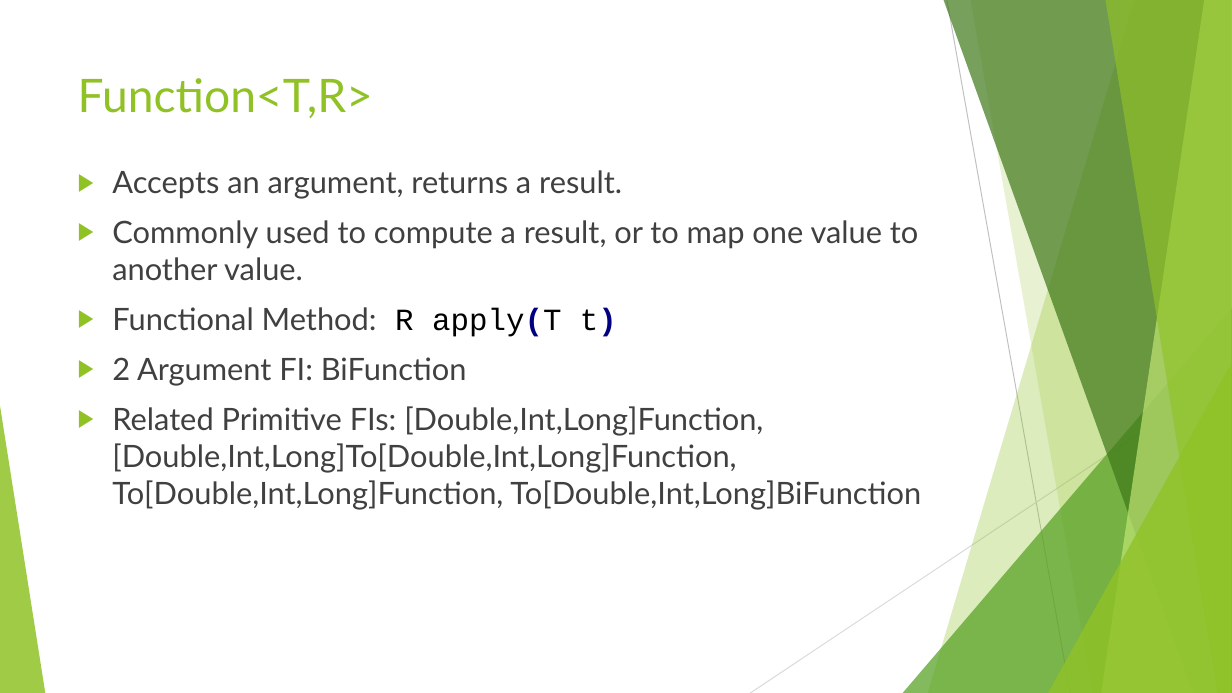
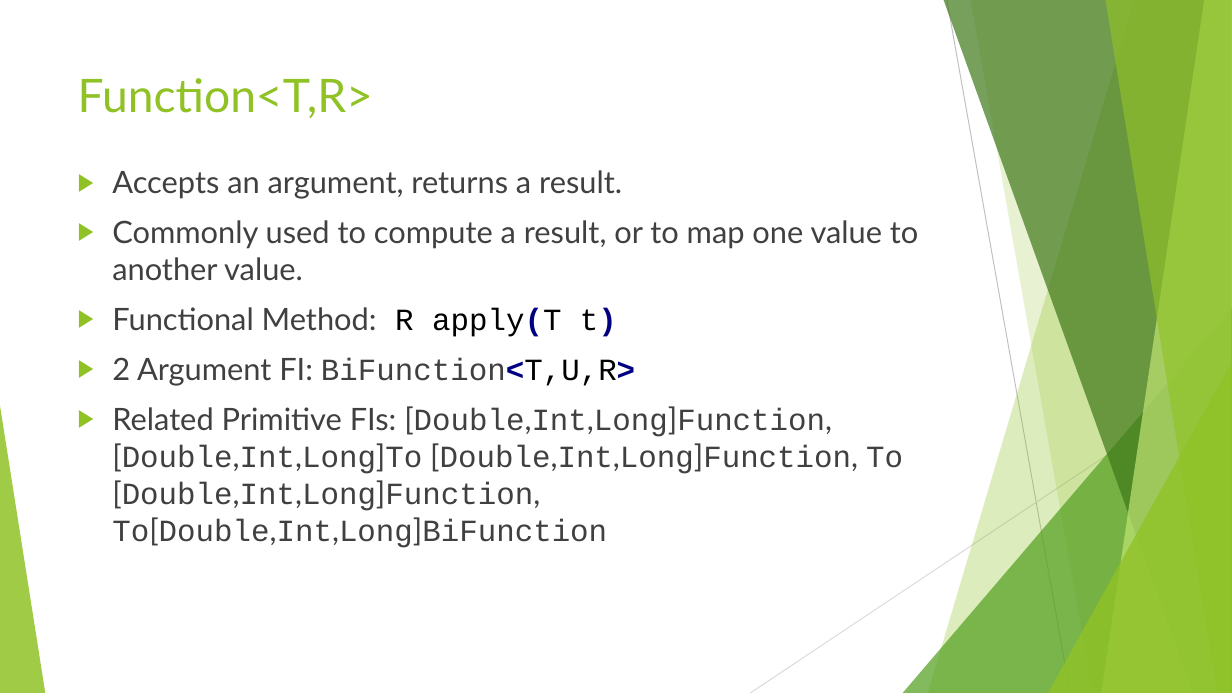
Before and after one commit to RichardRoda/2017-CodePaLOUsa-Lambda, a slide deck: slide 13 of Learning to Love the Lambda in the Stream.pptx (slide 12 before the commit). Drawn at 1232x693 pixels with LibreOffice and Linux fonts; fonts in the diff are those of the drawing. Boxes give left, top, right and bottom in pixels: in the first picture for what was removed or moved away, otherwise in the second. Text is boxed around its words. In the diff, an @@ line names an element or a change of style, - is before the commit and + after.

Commit message:
Various changes - Add unit testing strategies: builder pattern to add intermediate operation to stream, or decorator to decorate functional lambdas with testing logic.  Add slide about method references.

```diff
--- a/Learning to Love the Lambda in the Stream.pptx
+++ b/Learning to Love the Lambda in the Stream.pptx
@@ text at (112,357,903,548): text changed; font Lato to Courier New @@
-▶ 2 Argument FI: BiFunction
-▶ Related Primitive FIs: [Double,Int,Long]Function, [Double,Int,Long]To[Double,Int,Long]Function, To[Double,Int,Long]Function, To[Double,Int,Long]BiFunction
+▶ 2 Argument FI: BiFunction<T,U,R>
+▶ Related Primitive FIs: [Double,Int,Long]Function, [Double,Int,Long]To [Double,Int,Long]Function, To [Double,Int,Long]Function, To[Double,Int,Long]BiFunction
```
Also in this commit, not shown: 11 other slides changed, 10 slides added, 5 other files.
